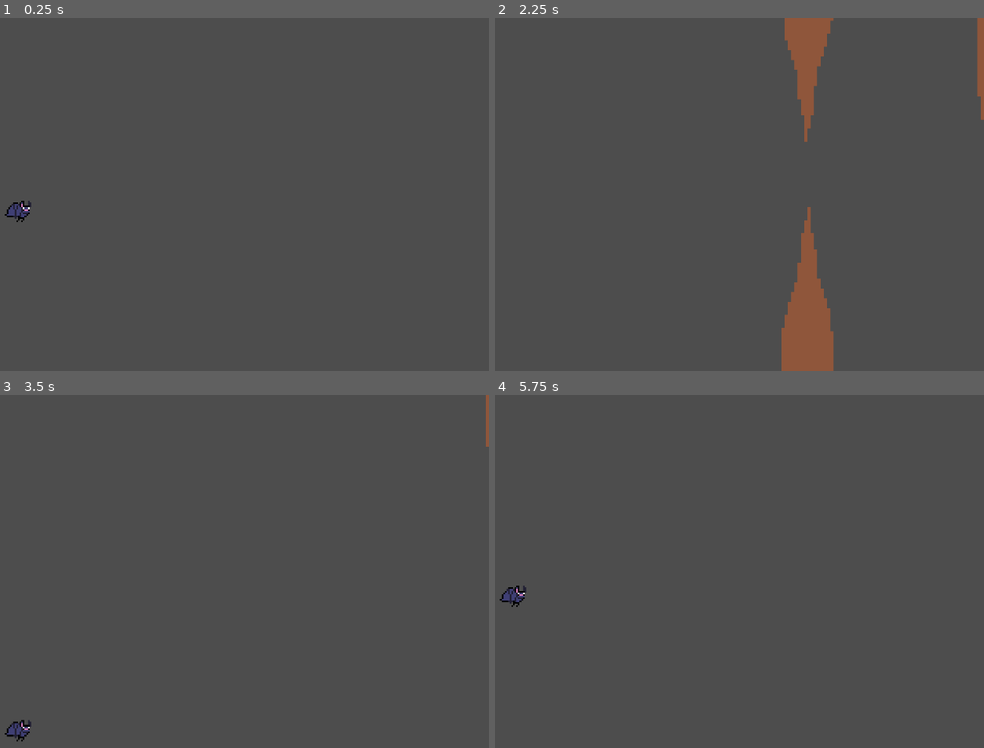
Above: before the commit, frames 1-4 (two rows, left to right).
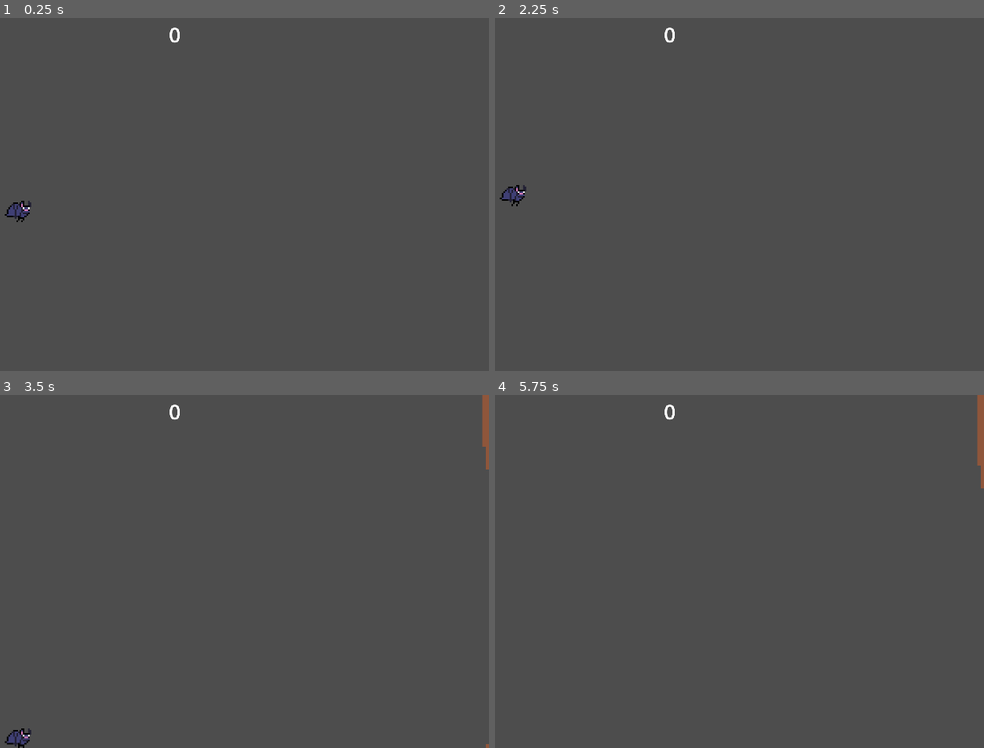
Above: after the commit, the same moments.

Repository: kirjahri/flappy-bat
Game: Godot game, scene res://scenes/main.tscn
Two runs of this game, one before a commit and one after it. Both use one fixed random seed, a clock stepped at 60 frames per second and the inputs below.
Inputs (mouse positions are in pixels of both pictures, inside the frame that each line leads up to):
- Up to frame 1 (0.25 s): no input
- Up to frame 2 (2.25 s): move the mouse to (807, 176) at 0.52 s; click (807, 176) at 0.77 s; move the mouse to (543, 212) at 1.27 s; click (543, 212) at 1.52 s; move the mouse to (734, 116) at 2.02 s
- Up to frame 3 (3.5 s): move the mouse to (141, 642) at 2.77 s; click (141, 642) at 3.02 s
- Up to frame 4 (5.75 s): move the mouse to (856, 624) at 3.52 s; click (856, 624) at 3.77 s; move the mouse to (outside the picture) at 4.27 s; click (outside the picture) at 4.52 s; move the mouse to (700, 571) at 5.02 s

The runs differ from the first frame. In frame 1, less than 0.1% of the frame differs, in the area x 34-37%, y 2-8%; in frame 2, 5.1%, in the area x 0-100%, y 0-100%; in frame 3, 0.5%; in frame 4, 0.6%.

Commit message:
feat: add score gui + make player hitbox less forgiving

Diff:
--- a/scenes/dripstones.tscn
+++ b/scenes/dripstones.tscn
@@ -6,8 +6,9 @@
 [sub_resource type="RectangleShape2D" id="RectangleShape2D_peu2f"]
 size = Vector2(2, 20)
 
-[node name="Dripstones" type="Node2D"]
+[node name="Dripstones" type="Node2D" node_paths=PackedStringArray("score_area")]
 script = ExtResource("1_peu2f")
+score_area = NodePath("ScoreArea")
 
 [node name="Dripstone" parent="." instance=ExtResource("1_56cwe")]
 position = Vector2(0, -50)
--- /dev/null
+++ b/scenes/gui.tscn
@@ -0,0 +1,24 @@
+[gd_scene format=3 uid="uid://colf2nk0hqfsq"]
+
+[node name="GUI" type="Control"]
+layout_mode = 3
+anchors_preset = 15
+anchor_right = 1.0
+anchor_bottom = 1.0
+grow_horizontal = 2
+grow_vertical = 2
+
+[node name="MarginContainer" type="MarginContainer" parent="."]
+layout_mode = 1
+anchors_preset = 10
+anchor_right = 1.0
+offset_bottom = 100.0
+grow_horizontal = 2
+
+[node name="ScoreLabel" type="Label" parent="MarginContainer"]
+unique_name_in_owner = true
+layout_mode = 2
+theme_override_font_sizes/font_size = 64
+text = "0"
+horizontal_alignment = 1
+vertical_alignment = 1
--- a/scenes/main.tscn
+++ b/scenes/main.tscn
@@ -1,16 +1,17 @@
-[gd_scene load_steps=7 format=3 uid="uid://e5k8yykw44jb"]
+[gd_scene load_steps=8 format=3 uid="uid://e5k8yykw44jb"]
 
 [ext_resource type="Script" uid="uid://prem0dk7od71" path="res://scripts/main.gd" id="1_0wfyh"]
 [ext_resource type="PackedScene" uid="uid://byn03koj8bqtk" path="res://scenes/player.tscn" id="1_o5qli"]
 [ext_resource type="PackedScene" uid="uid://cwuceigf4buye" path="res://scenes/dripstones.tscn" id="2_sugp2"]
 [ext_resource type="PackedScene" uid="uid://cl1l5qxj85lyg" path="res://scenes/kill_zone.tscn" id="4_jyhfs"]
+[ext_resource type="PackedScene" uid="uid://colf2nk0hqfsq" path="res://scenes/gui.tscn" id="5_tbgi4"]
 
 [sub_resource type="WorldBoundaryShape2D" id="WorldBoundaryShape2D_sugp2"]
 normal = Vector2(1, 0)
 
 [sub_resource type="WorldBoundaryShape2D" id="WorldBoundaryShape2D_tbgi4"]
 
-[node name="Main" type="Node" node_paths=PackedStringArray("destroy_area", "timer")]
+[node name="Main" type="Node" node_paths=PackedStringArray("destroy_area", "timer", "gui")]
 script = ExtResource("1_0wfyh")
 scene = ExtResource("2_sugp2")
 destroy_area = NodePath("DripstonesDestroyArea")
@@ -18,6 +19,7 @@
 x = 2120.0
 y_min = 350.0
 y_max = 750.0
+gui = NodePath("CanvasLayer/GUI")
 
 [node name="Player" parent="." instance=ExtResource("1_o5qli")]
 position = Vector2(480, 540)
@@ -36,3 +38,8 @@
 [node name="CollisionShape2D" type="CollisionShape2D" parent="KillZone"]
 position = Vector2(0, 1280)
 shape = SubResource("WorldBoundaryShape2D_tbgi4")
+
+[node name="CanvasLayer" type="CanvasLayer" parent="."]
+
+[node name="GUI" parent="CanvasLayer" instance=ExtResource("5_tbgi4")]
+unique_name_in_owner = true
--- a/scenes/player.tscn
+++ b/scenes/player.tscn
@@ -1,10 +1,7 @@
-[gd_scene load_steps=4 format=3 uid="uid://byn03koj8bqtk"]
+[gd_scene load_steps=3 format=3 uid="uid://byn03koj8bqtk"]
 
 [ext_resource type="Script" uid="uid://csx0hry5oj5wl" path="res://scripts/player.gd" id="1_g2els"]
 [ext_resource type="Texture2D" uid="uid://b2h5alyflo51f" path="res://assets/sprites/bat.png" id="2_g2els"]
-
-[sub_resource type="CircleShape2D" id="CircleShape2D_g2els"]
-radius = 5.0
 
 [node name="Player" type="CharacterBody2D"]
 scale = Vector2(5, 5)
@@ -13,6 +10,5 @@
 [node name="Sprite2D" type="Sprite2D" parent="."]
 texture = ExtResource("2_g2els")
 
-[node name="CollisionShape2D" type="CollisionShape2D" parent="."]
-position = Vector2(2, 0)
-shape = SubResource("CircleShape2D_g2els")
+[node name="CollisionPolygon2D" type="CollisionPolygon2D" parent="."]
+polygon = PackedVector2Array(7, -3, 3, -3, 0, -5, -3, -5, -7, -1, -8, 2, -7, 4, 0, 4, 0, 6, 4, 6, 4, 4, 7, 2)
--- a/scripts/dripstones.gd
+++ b/scripts/dripstones.gd
@@ -1,7 +1,19 @@
 extends Node2D
+
+signal point_scored
+
+@export var score_area: Area2D
 
 @export var speed: float = 600.0
 
 
+func _ready() -> void:
+	score_area.body_entered.connect(_on_body_entered)
+
+
 func _process(delta: float) -> void:
 	self.position.x -= speed * delta
+
+
+func _on_body_entered(_body: Node2D) -> void:
+	point_scored.emit()
--- a/scripts/main.gd
+++ b/scripts/main.gd
@@ -11,6 +11,11 @@
 @export var x: float
 @export var y_min: float
 @export var y_max: float
+
+@export_group("GUI")
+@export var gui: Control
+
+var score: int = 0
 
 
 func _ready() -> void:
@@ -32,5 +37,12 @@
 
 	dripstones.scale = Vector2(10, 10)
 	dripstones.position = Vector2(x, randf_range(y_min, y_max))
+	dripstones.point_scored.connect(_on_point_scored)
 
 	self.add_child(dripstones)
+
+
+func _on_point_scored() -> void:
+	var score_label: Label = gui.get_node("%ScoreLabel")
+	score += 1
+	score_label.text = str(score)
